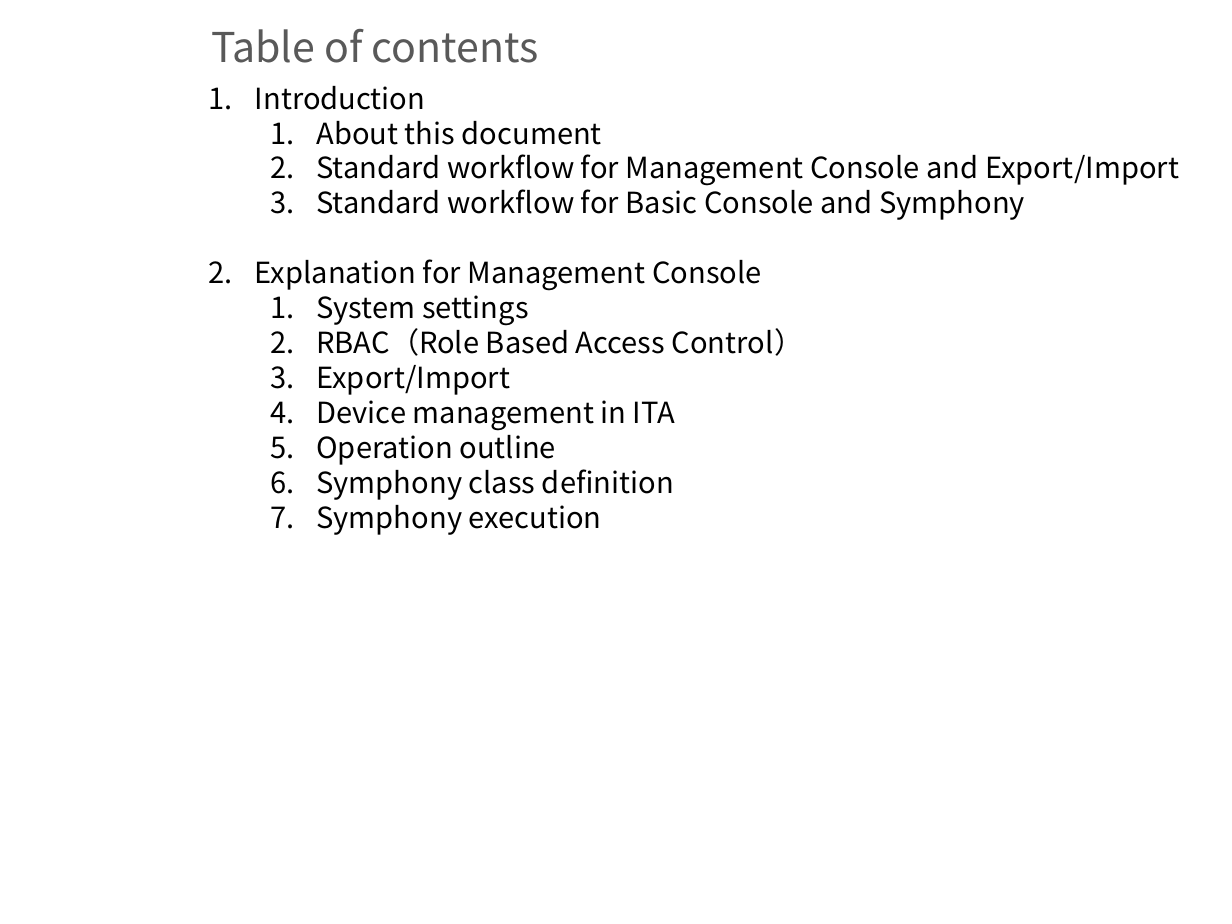
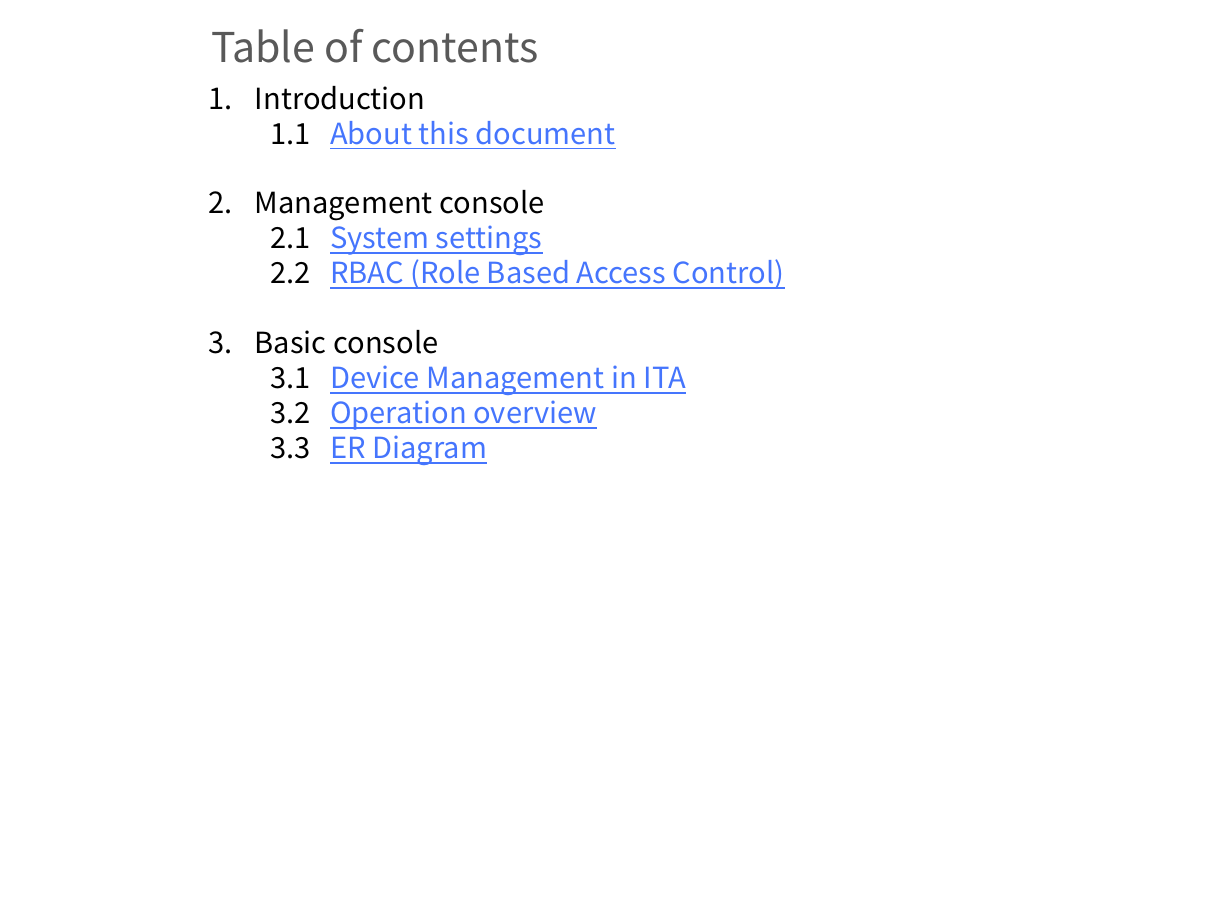
Before and after one commit to exastro-suite/it-automation-docs, a slide deck: slide 2 of asset/Learn/ITA-base_classroom_lecture_EN.pptx. Drawn at 1232x924 pixels with LibreOffice and Linux fonts; fonts in the diff are those of the drawing; background and template pictures are left out. Boxes give left, top, right and bottom in pixels: in the first picture for what was removed or moved away, otherwise in the second. Text is boxed around its words. In the diff, an @@ line names an element or a change of style, - is before the commit and + after.

```diff
--- a/asset/Learn/ITA-base_classroom_lecture_EN.pptx
+++ b/asset/Learn/ITA-base_classroom_lecture_EN.pptx
@@ text at (255,121,785,466): text changed; text colour #000000 to #4575FD @@
-  1. About this document
-  2. Standard workflow for Management Console and Export/Import
-  3. Standard workflow for Basic Console and Symphony
-2. Explanation for Management Console
-  1. System settings
-  2. RBAC（Role Based Access Control）
-  3. Export/Import
-  4. Device management in ITA
-  5. Operation outline
-  6. Symphony class definition
-  7. Symphony execution
+  1.1 About this document
+2. Management console
+  2.1 System settings
+  2.2 RBAC (Role Based Access Control)
+3. Basic console
+  3.1 Device Management in ITA
+  3.2 Operation overview
+  3.3 ER Diagram
```
Also in this commit, not shown: 8 other slides changed, 4 slides added, 20 slides removed, 7 other files.
